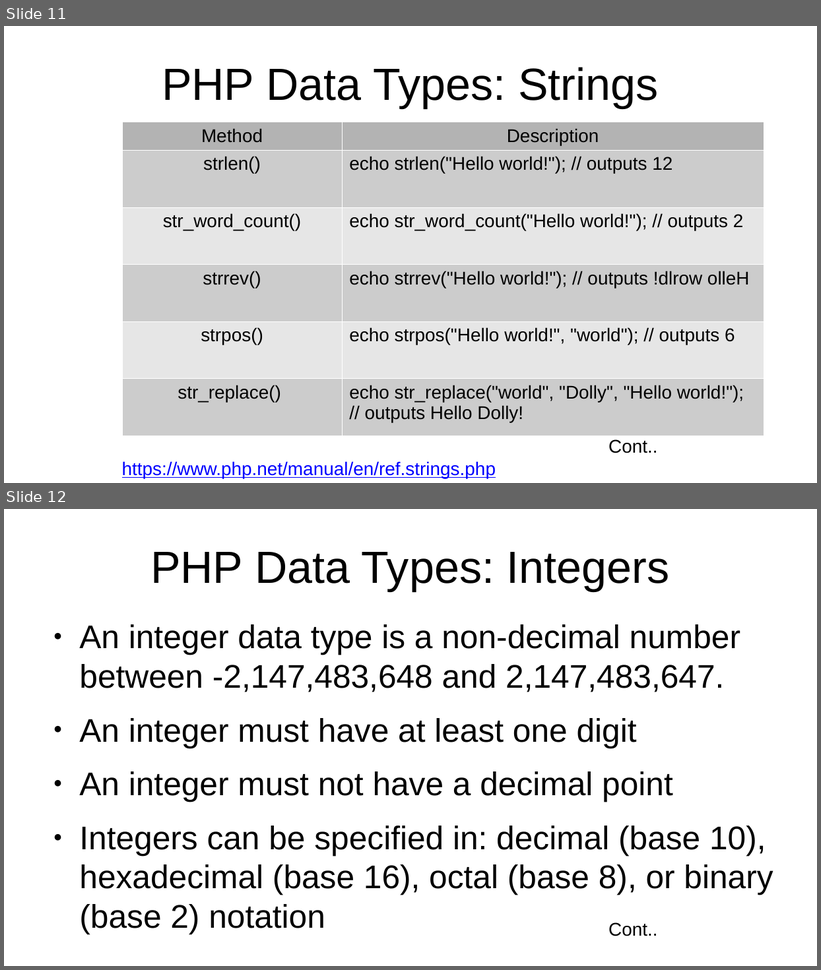
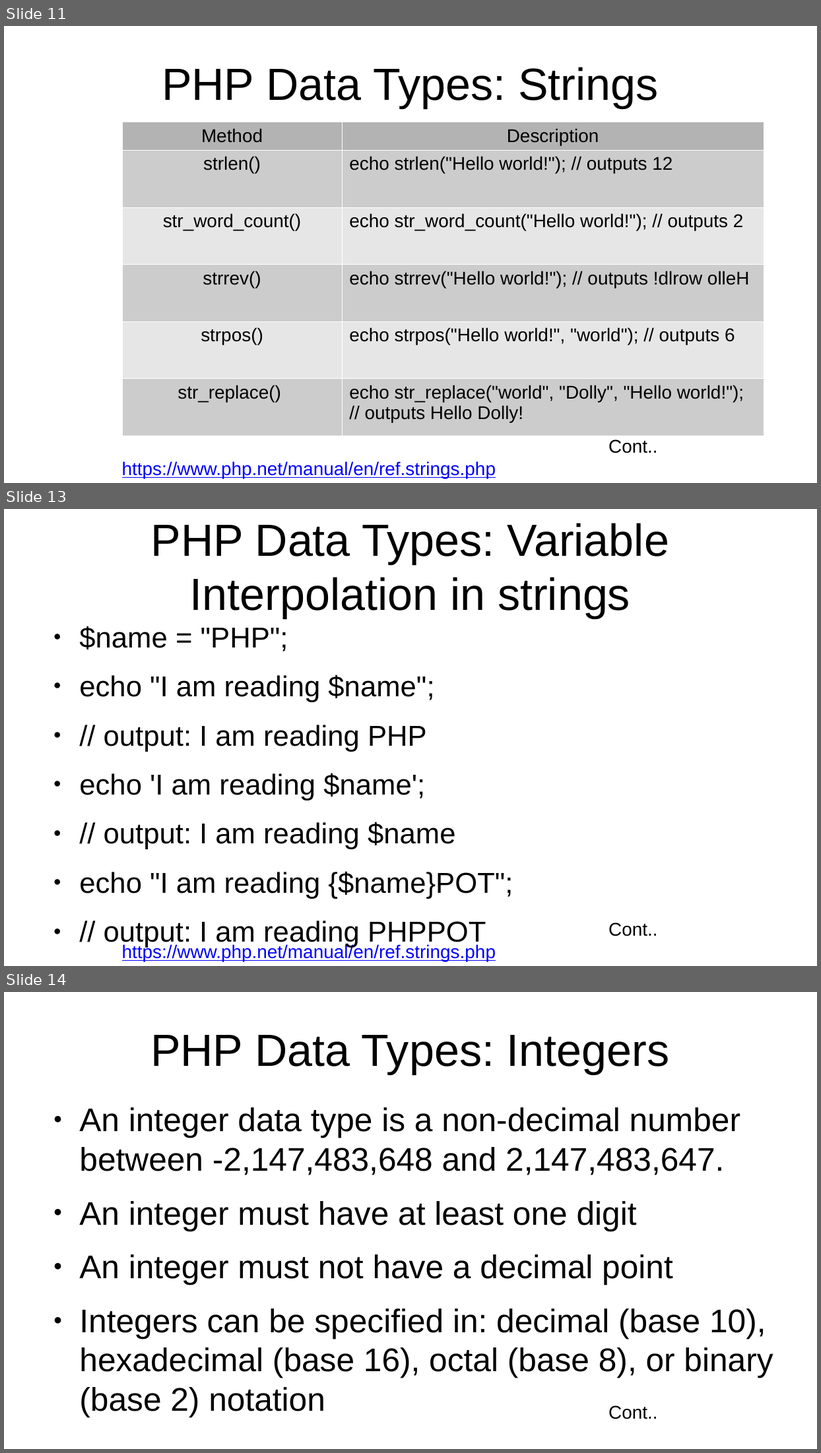
Before and after one commit to jhashuva/MVCTS, a slide deck: php_intro.pptx. Shown one above the other, each under a label of ours: slides 11 and 12 before the commit, slides 11, 13 and 14 after it; the slides between them are not shown. The pictures are 821x970 and 821x1453 pixels, drawn with LibreOffice and Linux fonts; fonts in the diff are those of the drawing. Boxes give left, top, right and bottom in pixels: in the first picture for what was removed or moved away, otherwise in the second. Text is boxed around its words. In the diff, an @@ line names an element or a change of style, - is before the commit and + after.

```diff
--- a/php_intro.pptx
+++ b/php_intro.pptx
@@ slide 13 added at [4, 509, 817, 966], background #FFFFFF @@
@@ text added at [151, 523, 669, 619], 44 pt, text #000000 @@
+PHP Data Types: Variable Interpolation in strings
@@ text added at [79, 626, 513, 948], 28.2 pt, text #000000 @@
+● $name = "PHP";
+● echo "I am reading $name";
+● // output: I am reading PHP
+● echo 'I am reading $name';
+● // output: I am reading $name
+● echo "I am reading {$name}POT";
+● // output: I am reading PHPPOT
@@ text added at [609, 923, 657, 937], 18 pt, text #000000 @@
+Cont..
@@ text added at [122, 944, 496, 962], 18 pt, text #0000FF, underline @@
+https://www.php.net/manual/en/ref.strings.php
@@ what was slide 12 is now slide 14 @@
```
Also in this commit, not shown: 2 slides changed, 4 other slides added, 2 other files.
